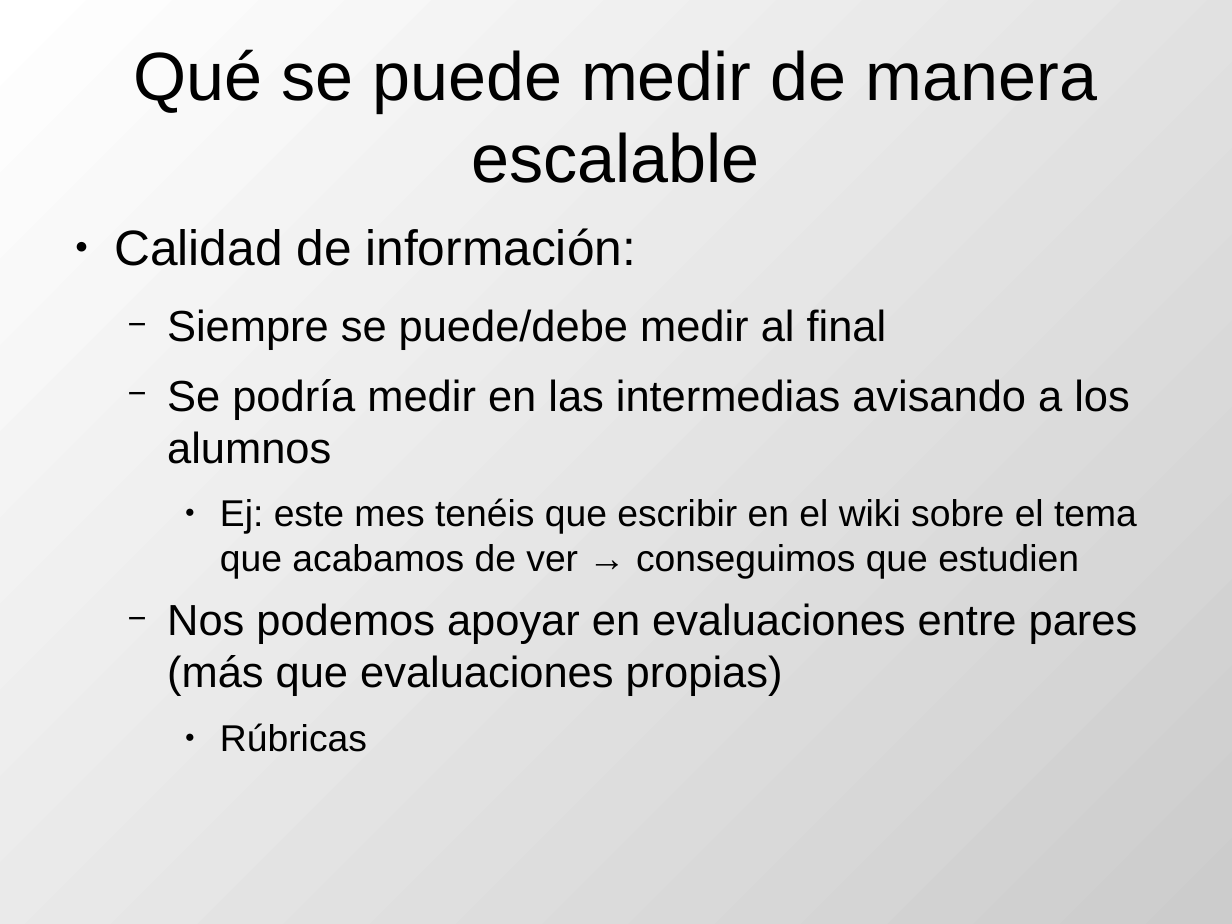
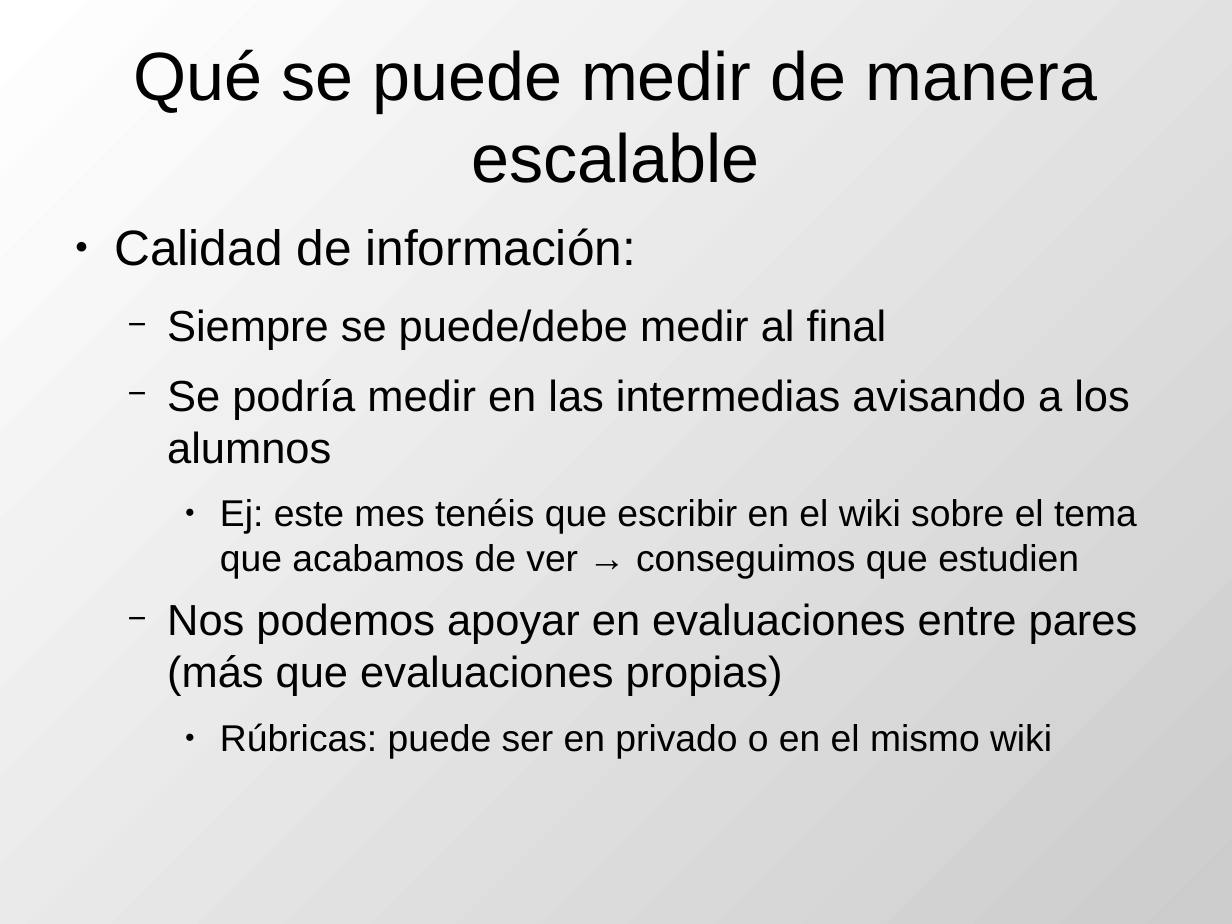
Before and after one commit to DrPantera/wikis4education, a slide deck: slide 11 of uca-2013_07/tema-5-EvaluacionWikis.odp (slide 9 before the commit). Drawn at 1232x924 pixels with LibreOffice and Linux fonts; fonts in the diff are those of the drawing. Boxes give left, top, right and bottom in pixels: in the first picture for what was removed or moved away, otherwise in the second. Text is boxed around its words. In the diff, an @@ line names an element or a change of style, - is before the commit and + after.

```diff
--- a/uca-2013_07/tema-5-EvaluacionWikis.odp
+++ b/uca-2013_07/tema-5-EvaluacionWikis.odp
@@ text at [220, 723, 1052, 759]: text changed @@
-    ● Rúbricas
+    ● Rúbricas: puede ser en privado o en el mismo wiki
```
Also in this commit, not shown: 6 other slides changed, 3 slides added, 1 other file.
